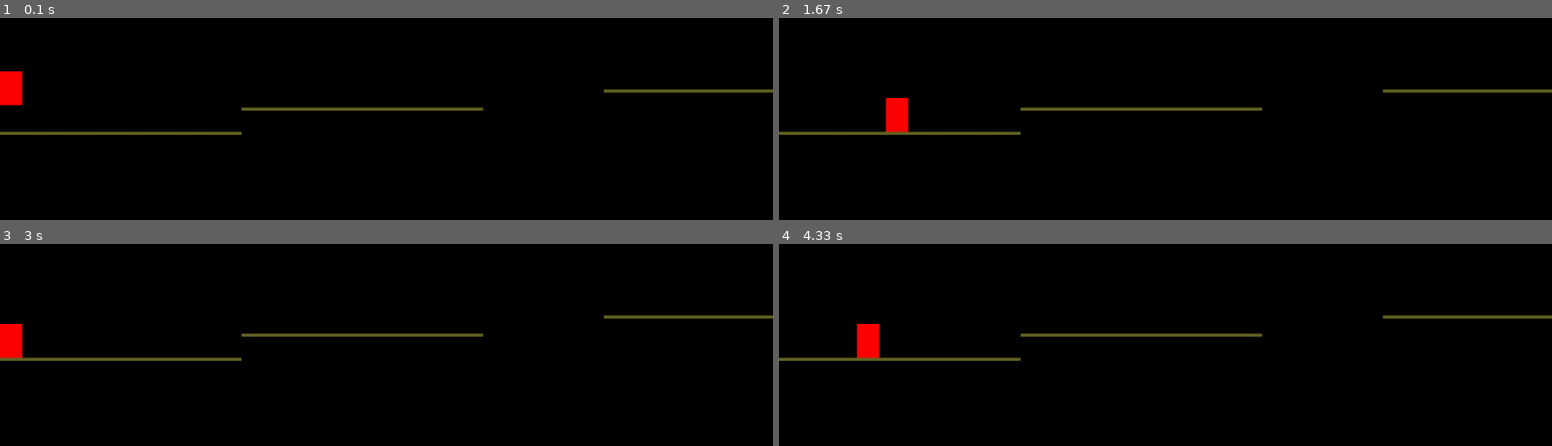
Above: before the commit, frames 1-4 (two rows, left to right).
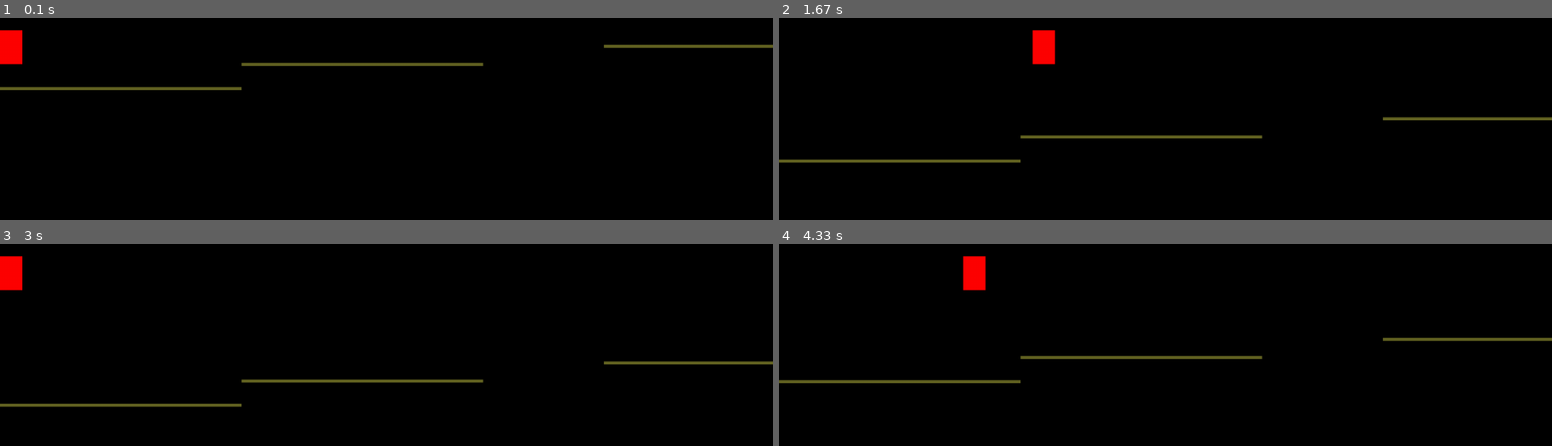
Above: after the commit, the same moments.

Repository: ovad4221/pygame_project
Game: pygame game, started from uroven_tren.py
Two runs of this game, one before a commit and one after it. Both use one fixed random seed, a clock stepped at 60 frames per second and the inputs below.
Inputs:
- Up to frame 1 (0.1 s): no input
- Up to frame 2 (1.67 s): tap Space at 0.33, 0.73, 1.03, 1.23, 1.53 s; hold D 0.67-1.13 s; hold D 1.17-1.63 s
- Up to frame 3 (3 s): hold A 1.67-2.2 s; tap Space at 1.73, 2.03, 2.3, 2.63, 2.93 s; hold S 2.23-2.53 s; hold A 2.57-2.97 s
- Up to frame 4 (4.33 s): hold Esc 3-3.63 s; hold D 3-3.63 s; tap Space at 3.07, 3.37, 3.73, 4.03 s; hold N 3.67-4.3 s

The runs differ from the first frame. In frame 1, 3.8% of the frame differs, in the area x 0-100%, y 5-58%; in frame 2, 3.9%; in frame 3, 3.8%; in frame 4, 3.9%, in the area x 0-100%, y 5-69%.

Commit message:
Спрайты. Класс камеры

Diff:
--- a/constans.py
+++ b/constans.py
@@ -1,6 +1,12 @@
 from ctypes import windll
-
+import pygame
 
 WIDTH = windll.user32.GetSystemMetrics(0)
 HEIGHT = windll.user32.GetSystemMetrics(1)
-FPS = 500
+FPS = 100
+
+# sprite groups
+all_sprites = pygame.sprite.Group()
+pers_sprites = pygame.sprite.Group()
+logs_sprites = pygame.sprite.Group()
+enemies_sprites = pygame.sprite.Group()
--- a/oop_maybe.py
+++ b/oop_maybe.py
@@ -1,70 +1,65 @@
 import pygame
-from constans import WIDTH, HEIGHT
+from constans import *
 
 
-class Person:
+class Person(pygame.sprite.Sprite):
     def __init__(self, x, y):
-        self.rv = (1 / 6) * WIDTH
-        self.lv = -1 * self.rv
+        super().__init__(all_sprites, pers_sprites)
+        self.rv = 5
+        self.lv = -5
         self.width = int(40 * (WIDTH / 1366))
         self.height = int(60 * (HEIGHT / 768))
-        self.x = x
-        self.y = y
+        self.image = pygame.Surface([self.width, self.height])
+        self.image.fill(pygame.Color([255, 0, 0]))
+        self.rect = pygame.Rect(x, y, self.width, self.height)
         self.jump_v = 0
-        self.g = int(60 * (HEIGHT / 600))
-        self.on_log = True
+        self.g = 0.05
         self.left_run = False
         self.right_ran = False
-        self.left_log = False
-        self.right_log = False
+        # jump_count чтобы нельзя было несколько раз подряд прыгать, и для реализации двойных прыжков
+        self.jump_count = 0
 
-    def run(self, time):
-        if self.left_run and not self.right_ran and not self.left_log:
+    # изменил немного реализацию бега и прыжков, так как способ со временем не роботает со спрайтами (хз почему)
+    # теперь на каждый кадр перс смещается на 5 пиксилей
+    def run(self):
+        if self.left_run and not self.right_ran:
             speed = self.lv
-        elif not self.left_run and self.right_ran and not self.right_log:
+        elif not self.left_run and self.right_ran:
             speed = self.rv
         else:
             speed = 0
-        self.x += speed * time / 1000
+        self.rect = self.rect.move(speed, 0)
+        if pygame.sprite.spritecollide(self, logs_sprites, False):
+            self.rect = self.rect.move(-speed, 0)
 
     def jump(self):
-        if self.on_log:
-            self.jump_v = -75 * (HEIGHT / 600)
-            self.y -= 2 * (HEIGHT / 600)
-            self.on_log = False
+        if self.jump_count == 0:
+            self.jump_count += 1
+            self.jump_v = -5
+            self.rect.y -= 2 * (HEIGHT / 600)
 
-    def fly(self, time):
-        if not self.on_log:
-            self.y += self.jump_v * time / 1000
-            self.jump_v += self.g * time / 1000
-
-    def draw(self, screen, alp):
-        pygame.draw.rect(screen, '#ff0000', (int(self.x - alp), int(self.y), self.width, self.height))
+    def fly(self):
+        if not pygame.sprite.spritecollide(self, logs_sprites, False):
+            self.rect = self.rect.move(0, self.jump_v)
+            self.jump_v += self.g
+            # чтобы не было залипания в верхней точке прыжка увеличиваем ускорение
+            if 0 <= abs(self.jump_v) <= 1:
+                self.g = 0.5
+            else:
+                self.g = 0.05
+        if pygame.sprite.spritecollide(self, logs_sprites, False):
+            self.jump_v = 0
+            self.jump_count = 0
+            while pygame.sprite.spritecollide(self, logs_sprites, False):
+                self.rect = self.rect.move(0, -1)
 
 
-class Log:
+class Log(pygame.sprite.Sprite):
     def __init__(self, rect, color='#646423'):
-        self.x_l = rect[0]
-        self.y_u = rect[1]
-        self.width = rect[2]
-        self.height = rect[3]
-        self.color = color
-
-    def log_in(self, pers):
-        if (0 <= self.y_u - pers.y - pers.height < int(2 * (HEIGHT / 600)) and
-                (self.x_l < pers.x + pers.width and self.x_l + self.width > pers.x)):
-            return True
-        return False
-
-    # проверка на столкновение с доской. Возвращает 'r', 'l', 'u' ну или -1.
-    # показывает с какой стороны бревно
-    def log_knock(self, pers):
-        if (0 <= self.x_l - pers.x - pers.width < 2 * int(HEIGHT / 600)) and True:
-            return 'r'
-        return -1
-
-    def draw(self, screen, alp):
-        pygame.draw.rect(screen, self.color, (int(self.x_l - alp), self.y_u, self.width, self.height))
+        super().__init__(all_sprites, logs_sprites)
+        self.image = pygame.Surface([rect[2], rect[3]])
+        self.image.fill(color)
+        self.rect = pygame.Rect(rect[0], rect[1], rect[2], rect[3])
 
 
 class Hero(Person):
@@ -105,3 +100,24 @@
 
     def refresh(self):
         pass
+
+
+# для центровки перса сделал класс Камера из последнего урока
+class Camera:
+    # зададим начальный сдвиг камеры
+    def __init__(self):
+        self.dx = 0
+        self.dy = 0
+        self.cam_on = False
+
+    # сдвинуть объект obj на смещение камеры
+    def apply(self, obj):
+        if self.cam_on:
+            obj.rect.x += self.dx
+        obj.rect.y += self.dy
+
+    # позиционировать камеру на объекте target
+    def update(self, target):
+        if self.cam_on:
+            self.dx = -(target.rect.x + target.rect.w // 2 - WIDTH // 2)
+        self.dy = -(target.rect.y + target.rect.h // 2 - HEIGHT // 2)
--- a/uroven_tren.py
+++ b/uroven_tren.py
@@ -1,6 +1,6 @@
 import pygame
-from oop_maybe import Person, Log
-from constans import WIDTH, HEIGHT, FPS
+from oop_maybe import Person, Log, Camera
+from constans import *
 
 
 class Level:
@@ -18,78 +18,63 @@
         self.pers = Person(pers_x, pers_y)
         self.logs = logs
         self.enemies = enemies
+        self.camera = Camera()
 
     def run(self):
         while self.running:
             for event in pygame.event.get():
                 if event.type == pygame.QUIT:
-                    self.stop_run()
+                    self.stop_drun()
                 if event.type == pygame.KEYDOWN:
                     # d down
-                    if event.key == 100:
+                    if event.key == pygame.K_d:
                         self.pers.right_ran = True
                     # a down
-                    elif event.key == 97:
+                    elif event.key == pygame.K_a:
                         self.pers.left_run = True
                     # w down
-                    if event.key == 119:
+                    if event.key == pygame.K_SPACE:
                         self.pers.jump()
                     # s down
-                    if event.key == 115:
-                        self.pers.g += 1000 * int(HEIGHT / 600)
+                    if event.key == pygame.K_s:
+                        self.pers.g += 0.01
                     # esc - остановка уровня
-                    if event.key == 27:
+                    if event.key == pygame.K_ESCAPE:
                         self.stop_run()
                     self.clock.tick()
                 if event.type == pygame.KEYUP:
                     # d up
-                    if event.key == 100:
+                    if event.key == pygame.K_d:
                         self.pers.right_ran = False
                     # a up
-                    elif event.key == 97:
+                    elif event.key == pygame.K_a:
                         self.pers.left_run = False
                     # s up
-                    if event.key == 115:
-                        self.pers.g -= 1000 * int(HEIGHT / 600)
-            for i in self.logs:
-                if i.log_in(self.pers):
-                    self.pers.on_log = True
-                    self.pers.jump_v = 0
-                    self.pers.y = i.y_u - self.pers.height
-                    break
-                else:
-                    self.pers.on_log = False
-                # предпологаемая физика бревен
-                '''if i.log_knock(self.pers) == 'r':
-                    self.pers.right_log = True
-                elif i.log_knock(self.pers) == 'l':
-                    self.pers.left_log = True
-                else:
-                    self.pers.left_log = self.pers.right_log = False
-                if i.log_knock(self.pers) == 'u':
-                    self.pers.jump_v = 0'''
+                    if event.key == pygame.K_s:
+                        self.pers.g -= 0.01
+            # условия работы камеры
+            if not self.camera.cam_on and WIDTH // 2 < self.pers.rect.x:
+                self.camera.cam_on = True
+            if WIDTH // 2 > self.pers.rect.x:
+                self.camera.cam_on = False
+            if self.pers.rect.x - self.logs[0].rect.x > self.end_of_level - WIDTH // 2:
+                self.camera.cam_on = False
+            if WIDTH // 2 < self.pers.rect.x - self.logs[0].rect.x < self.end_of_level - WIDTH // 2:
+                self.camera.cam_on = True
+
             self.screen.fill((0, 0, 0))
-            time = self.clock.tick(FPS)
-            self.pers.run(time)
-            self.pers.fly(time)
+            self.clock.tick(FPS)
+            self.pers.run()
+            self.pers.fly()
             self.drawing()
             pygame.display.flip()
         pygame.quit()
 
     def drawing(self):
-        if self.do_center:
-            alp = self.pers.x - WIDTH // 2
-            if alp <= 0:
-                alp = 0
-            elif self.end_of_level - self.pers.x <= WIDTH // 2:
-                alp = self.end_of_level - WIDTH
-        else:
-            alp = 0
-        self.pers.draw(self.screen, alp)
-        for i in self.logs:
-            i.draw(self.screen, alp)
-        for i in self.enemies:
-            i.draw(self.screen)
+        self.camera.update(self.pers)
+        for sprite in all_sprites:
+            self.camera.apply(sprite)
+        all_sprites.draw(self.screen)
 
     def stop_run(self):
         font1 = pygame.font.Font(None, 50 * int(HEIGHT * WIDTH / (1366 * 768)))
@@ -114,10 +99,10 @@
             event = pygame.event.wait()
             if event.type == pygame.KEYDOWN:
                 # y
-                if event.key == 121:
+                if event.key == pygame.K_y:
                     to_run = False
                 # n
-                elif event.key == 110:
+                elif event.key == pygame.K_n:
                     to_run = False
                     error_stop = True
         if not error_stop:
